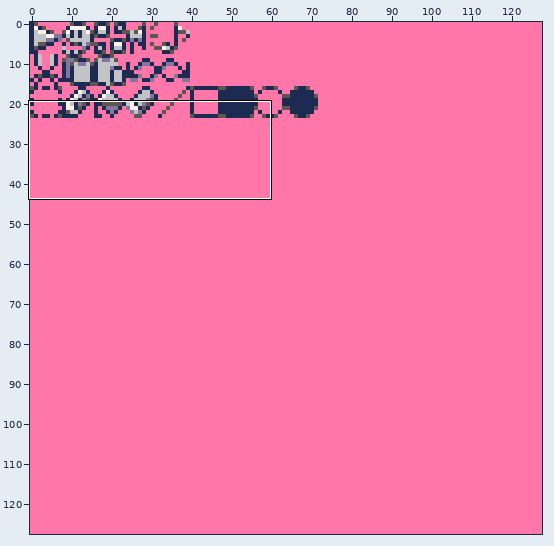
Sprite sheet, stored at reight/res/icons.png. Above, an overview of the earlier version with the close-up marked.
Close-up. Before:
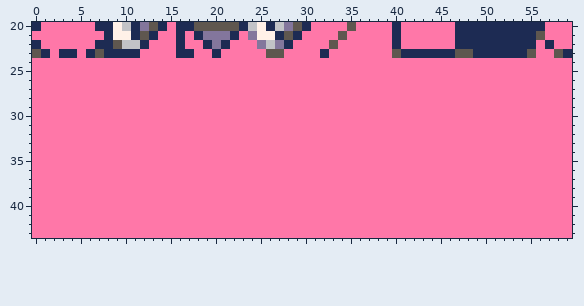
The file is 128x128 pixels. Shown: x 0..59, y 20..43.
And afterwards:
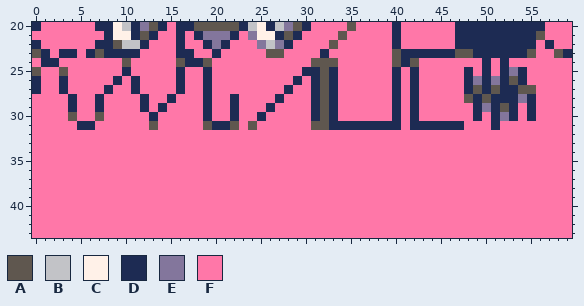
Palette (. is transparent): A #5f574f  B #c2c3c7  C #fff1e8  D #1d2b53  E #83769c  F #ff77a8
Log entry: Add button icon to tones
What changed:
Colour F gives way to colour A in row 24 at x 10, 16, 19, 31 to 33, 40 and 42; in row 25 at x 0, 3 and 32; in row 26 at x 32 and 53; in row 27 at x 32, 49, 51 and 54 to 55; in row 28 at x 32, 48 and 50; in row 29 at x 32 and 52.
Colour F gives way to colour A in row 30 at x 4, 7 and 32; in row 31 at x 13, 19, 22, 24 and 31 to 32.
Colour F gives way to colour D in row 24 at x 1 to 2, 17 to 18, 41, 50 and 52; in row 25 at x 10, 16, 19, 30 to 31, 33, 40, 42, 48, 50, 52 and 54; in row 26 at x 0, 3, 9, 11, 16, 19, 29, 31, 33, 40, 42, 48, 50, 52 and 54; in row 27 at x 0, 3, 8, 11, 16, 19, 28, 31, 33, 40, 42, 48, 50 and 52 to 53; in row 28 at x 4, 7, 12, 15, 19, 22, 27, 31, 33, 40, 42, 49, 51 to 53 and 55; in row 29 at x 4, 7, 12, 14, 19, 22, 26, 31, 33, 40, 42, 49, 51, 53 and 55.
Colour F gives way to colour D in row 30 at x 13, 19, 22, 25, 31, 33, 40, 42, 49, 51, 53 and 55; in row 31 at x 5 to 6, 20 to 21, 33 to 40, 42 to 47 and 51.
Colour F gives way to colour E in row 25 at x 53; in row 26 at x 49 and 51; in row 28 at x 54; in row 29 at x 50; in row 30 at x 52.
Pixel boxes of the changes (left, top, right, bottom) in both close-ups:
changed: (32, 58, 536, 130)
